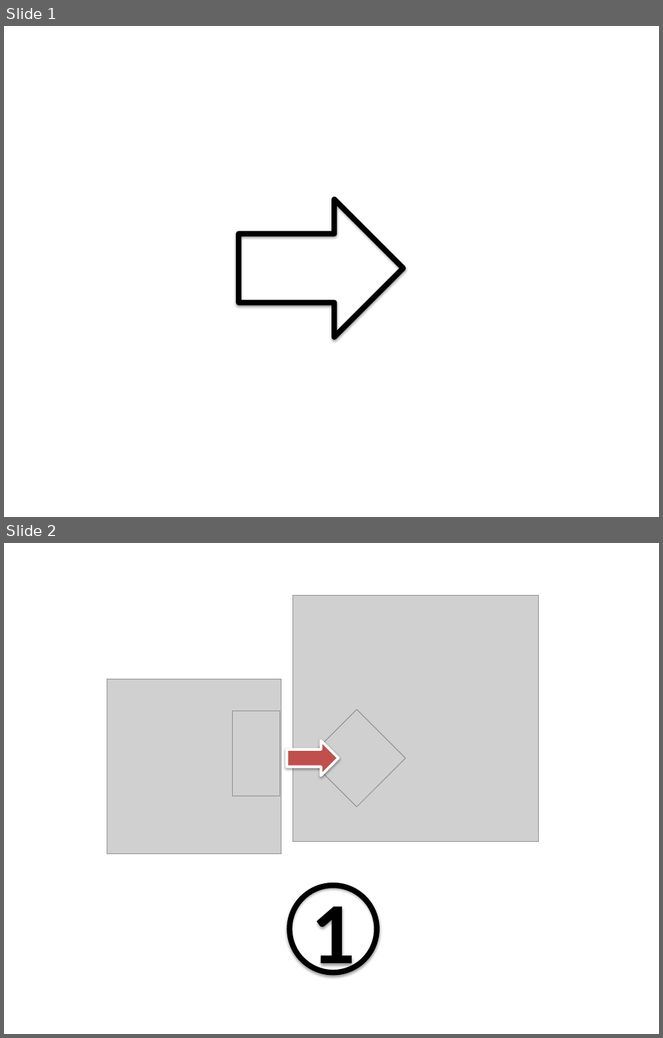
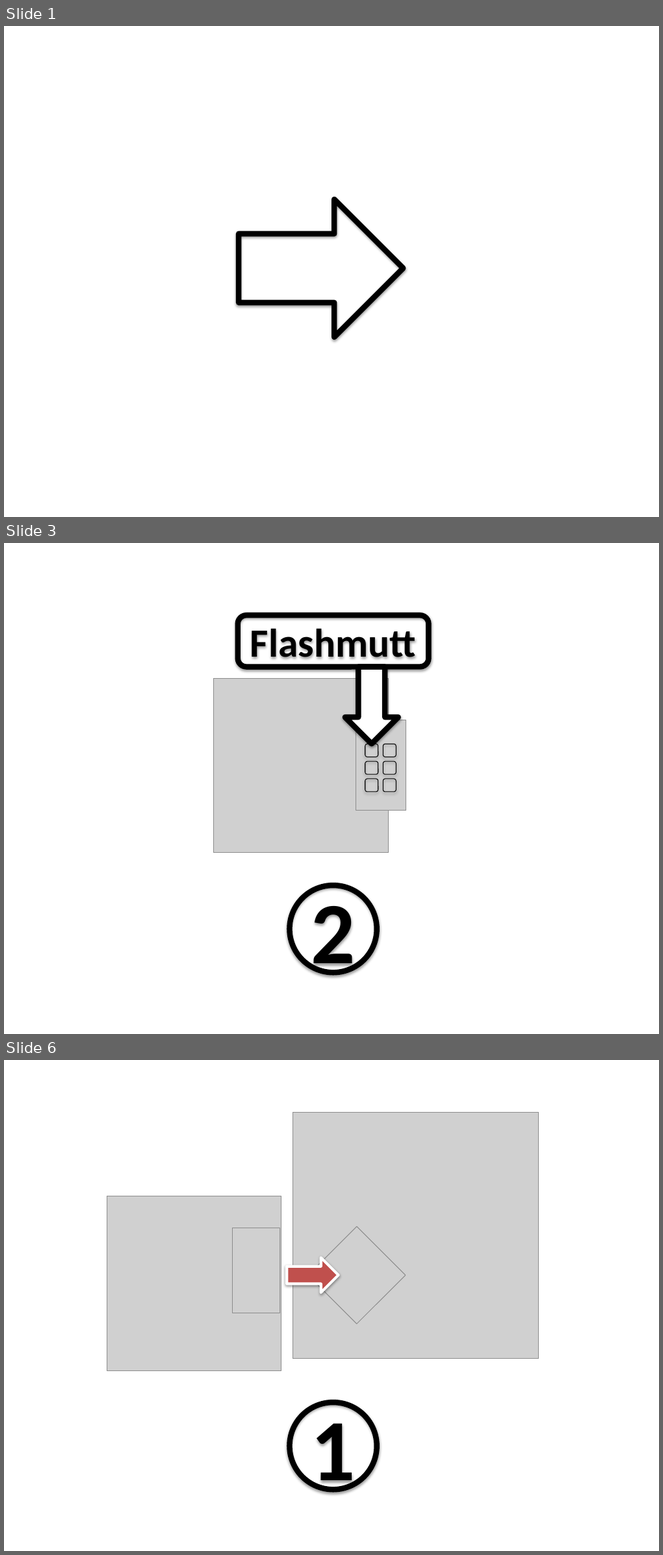
Before and after one commit to Anicky/FlashmUTT, a slide deck: Diagrammes/Scenarios - Schemas.pptx. Shown one above the other, each under a label of ours: slides 1 and 2 before the commit, slides 1, 3 and 6 after it; the slides between them are not shown. The pictures are 663x1038 and 663x1555 pixels, drawn with LibreOffice and Linux fonts; fonts in the diff are those of the drawing; grey boxes stand for pictures. Boxes give left, top, right and bottom in pixels: in the first picture for what was removed or moved away, otherwise in the second. Text is boxed around its words. In the diff, an @@ line names an element or a change of style, - is before the commit and + after.

```diff
--- a/Diagrammes/Scenarios - Schemas.pptx
+++ b/Diagrammes/Scenarios - Schemas.pptx
@@ slide 3 added at (4, 543, 659, 1034), background #FFFFFF @@
@@ rounded rectangle added at (238, 615, 428, 667), outline #000000 6 pt, 44 pt, text #000000, bold @@
+Flashmutt
@@ picture added at (214, 678, 389, 853) @@
@@ right arrow added at (346, 667, 399, 744), fill #FFFFFF, outline #000000 6 pt @@
@@ picture added at (356, 720, 406, 811) @@
@@ rounded rectangle added at (365, 744, 378, 757), outline #000000 0.75 pt @@
@@ rounded rectangle added at (384, 744, 397, 757), outline #000000 0.75 pt @@
@@ rounded rectangle added at (365, 762, 378, 775), outline #000000 0.75 pt @@
@@ rounded rectangle added at (384, 762, 397, 775), outline #000000 0.75 pt @@
@@ rounded rectangle added at (365, 779, 378, 792), outline #000000 0.75 pt @@
@@ rounded rectangle added at (384, 779, 397, 792), outline #000000 0.75 pt @@
@@ ellipse added at (289, 886, 377, 973), outline #000000 6 pt, 96 pt, text #000000, bold @@
+2
@@ what was slide 2 is now slide 6 @@
```
Also in this commit, not shown: 4 other slides added, 28 other files.
